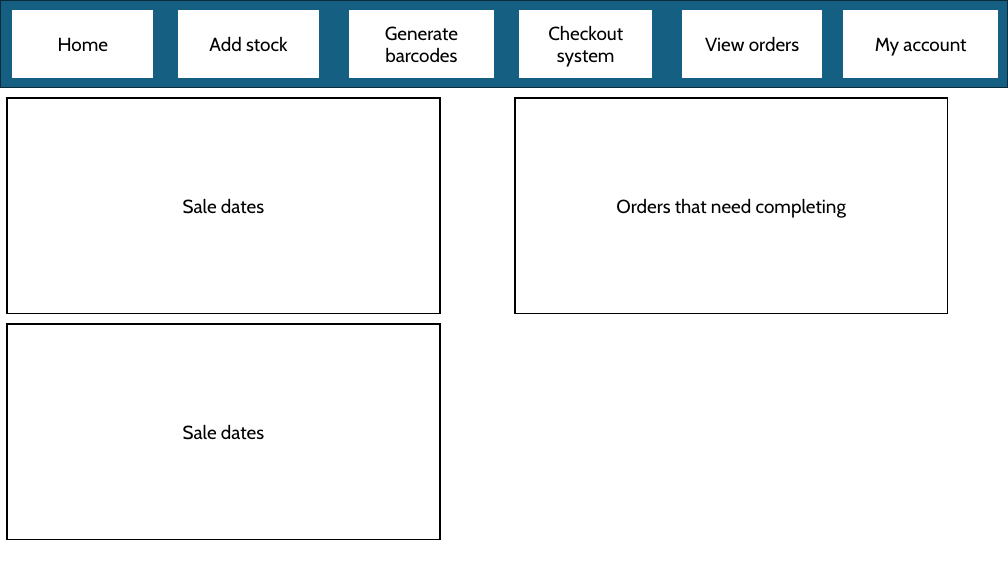
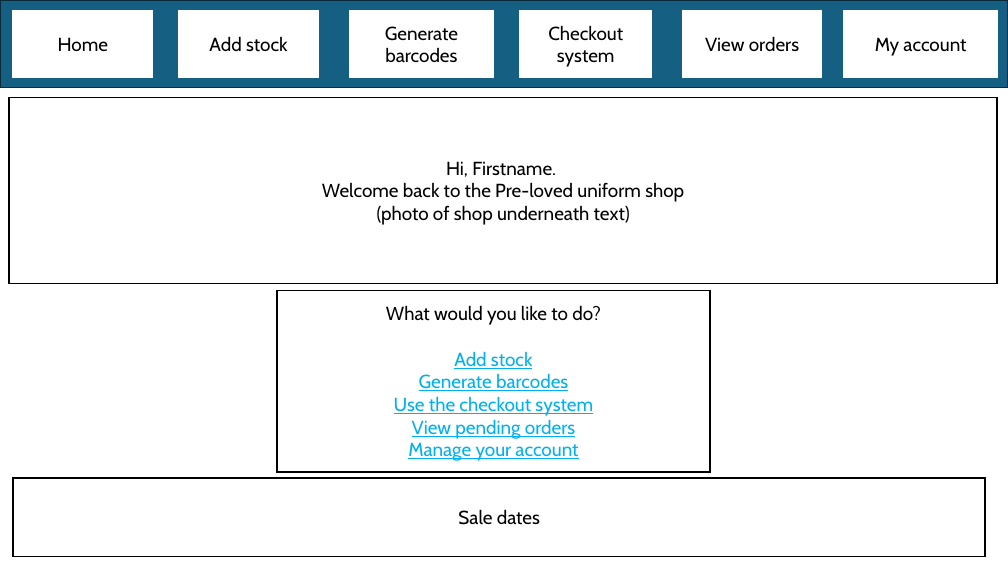
Before and after one commit to programmer647/Coursework, a slide deck: slide 7 of Writeup/Page designs.pptx. Drawn at 1008x567 pixels with LibreOffice and Linux fonts; fonts in the diff are those of the drawing. Boxes give left, top, right and bottom in pixels: in the first picture for what was removed or moved away, otherwise in the second. Text is boxed around its words. In the diff, an @@ line names an element or a change of style, - is before the commit and + after.

```diff
--- a/Writeup/Page designs.pptx
+++ b/Writeup/Page designs.pptx
@@ rectangle added at bbox=[9, 98, 997, 284], fill #FFFFFF, outline #000000 1.5 pt, 18 pt, text #000000 @@
+Hi, Firstname.
+Welcome back to the Pre-loved uniform shop
+(photo of shop underneath text)
@@ rectangle removed at bbox=[515, 98, 948, 314] @@
-Orders that need completing
@@ rectangle added at bbox=[278, 290, 710, 473], fill #FFFFFF, outline #000000 1.5 pt, 18 pt, text #00B0F0, underline @@
+What would you like to do?
+Add stock
+Generate barcodes
+Use the checkout system
+View pending orders
+Manage your account
@@ rectangle removed at bbox=[7, 324, 439, 540] @@
-Sale dates
@@ rectangle "Sale dates": place and size @@
-rectangle "Sale dates" at bbox=[7, 98, 439, 314]
+rectangle "Sale dates" at bbox=[13, 479, 985, 557]
```
Also in this commit, not shown: 1 other slide changed, 1 slide added, 3 other files.
